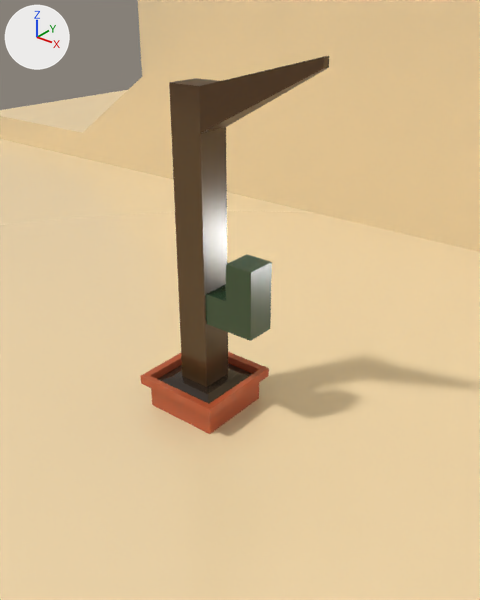
The Blender file blender/3dassets.blend: old version first, new version second.
The view is the same before and after, from a camera (50 mm lens) standing at (1.17, -1.293, 1.296) and looking at (0.052, 0.105, 0.43). Lighting does not change. The marker at upper left points along +X, +Y and +Z.

The older version as bpy lines, for what is in view:
```python
me_cube_001 = bpy.data.meshes.new('Cube.001')
me_cube_001.from_pydata(...)  # 678 vertices, 616 faces; spans x -1.01..1.01, y -1.0..1.02, z -1.0..5.18
me_cube_001.materials.append(mat_flatcolor)
me_cube_002 = bpy.data.meshes.new('Cube.002')
me_cube_002.from_pydata(...)  # 64 vertices, 62 faces; spans x -0.139..0.209, y -0.139..0.139, z 0.0..0.713
me_cube_002.materials.append(mat_flatcolor)
me_cube_007 = bpy.data.meshes.new('Cube.007')
me_cube_007.from_pydata(...)  # 20 vertices, 18 faces; spans x -0.383..0.0, y -0.115..0.011, z -1.174..0.013
me_cube_007.materials.append(mat_flatcolor)
ob_cactus = bpy.data.objects.new('Cactus', me_cube_002)
ob_cactus.location = (0.0, 0.0, 0.0)
ob_deadtree = bpy.data.objects.new('deadTree', me_cube_007)
ob_deadtree.location = (0.333, 0.065, 1.124)
ob_scene = bpy.data.objects.new('Scene', me_cube_001)
ob_scene.location = (0.0, 0.0, 1.0)
ob_scene.scale = (4.0, 4.0, 1.0)
```
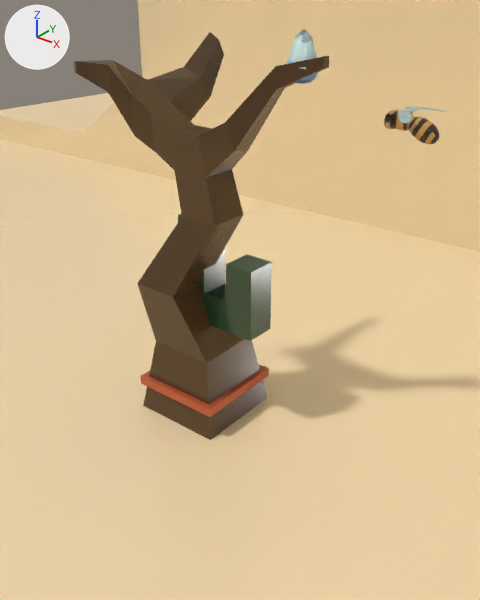
Edits to the bpy script that builds the scene:
```text
Change me_cube_007:
    used by ob_deadtree; location = (0.333, 0.065, 1.124)
    remove me_cube_007.from_pydata(...)  # 20 vertices, 18 faces; spans x -0.383..0.0, y -0.115..0.011, z -1.174..0.013
    add me_cube_007.from_pydata(...)  # 64 vertices, 62 faces; spans x -0.651..0.0, y -0.212..0.229, z -1.174..0.03
    me_cube_007 part 1
    18 vertices are removed from x -0.383..0.0, y -0.115..0.011, z -1.174..-0.013
    18 faces are deleted
    62 vertices are added at x -0.651..0.0, y -0.212..0.229, z -1.174..0.03
    62 new faces join them
Add me_cube_009:
    me_cube_009.from_pydata(...)  # 45 vertices, 42 faces; spans x -0.493..-0.375, y -0.17..0.013, z 0.147..0.441
    me_cube_009.polygons.foreach_set('use_smooth', [True] * 42)
    me_cube_009.materials.append(mat_flatcolor)
Add me_cube_008:
    me_cube_008.from_pydata(...)  # 116 vertices, 112 faces; spans x -0.101..0.105, y -0.242..0.242, z -0.113..0.075
    me_cube_008.polygons.foreach_set('use_smooth', [True] * 112)
    me_cube_008.materials.append(mat_flatcolor)
Add ob_rain:
    ob_rain = bpy.data.objects.new('rain', me_cube_009)
    ob_rain.location = (0.541, 0.097, 1.013)
    ob_rain.scale = (0.626, 0.406, 0.406)
Add ob_bee:
    ob_bee = bpy.data.objects.new('Bee', me_cube_008)
    ob_bee.location = (0.541, 0.097, 1.013)
    ob_bee.scale = (0.626, 0.406, 0.406)
    _m = ob_bee.modifiers.new('Subdivision', 'SUBSURF')
    _m.levels = 2
```

Where the change shows, as pixel boxes (x1, y1, x2, y2) in the pictures (480 x 600 px):
'deadTree', reshaped
    before: (169, 56, 329, 387)
    after: (74, 32, 329, 440)
'Bee', added
    after: (384, 107, 447, 144)
'rain', added
    after: (287, 29, 318, 84)
